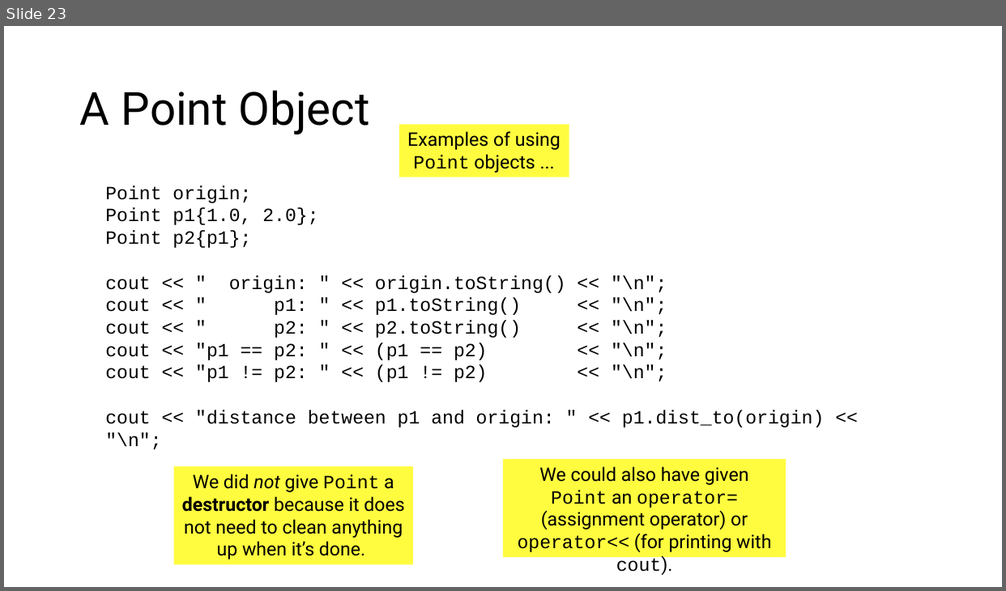
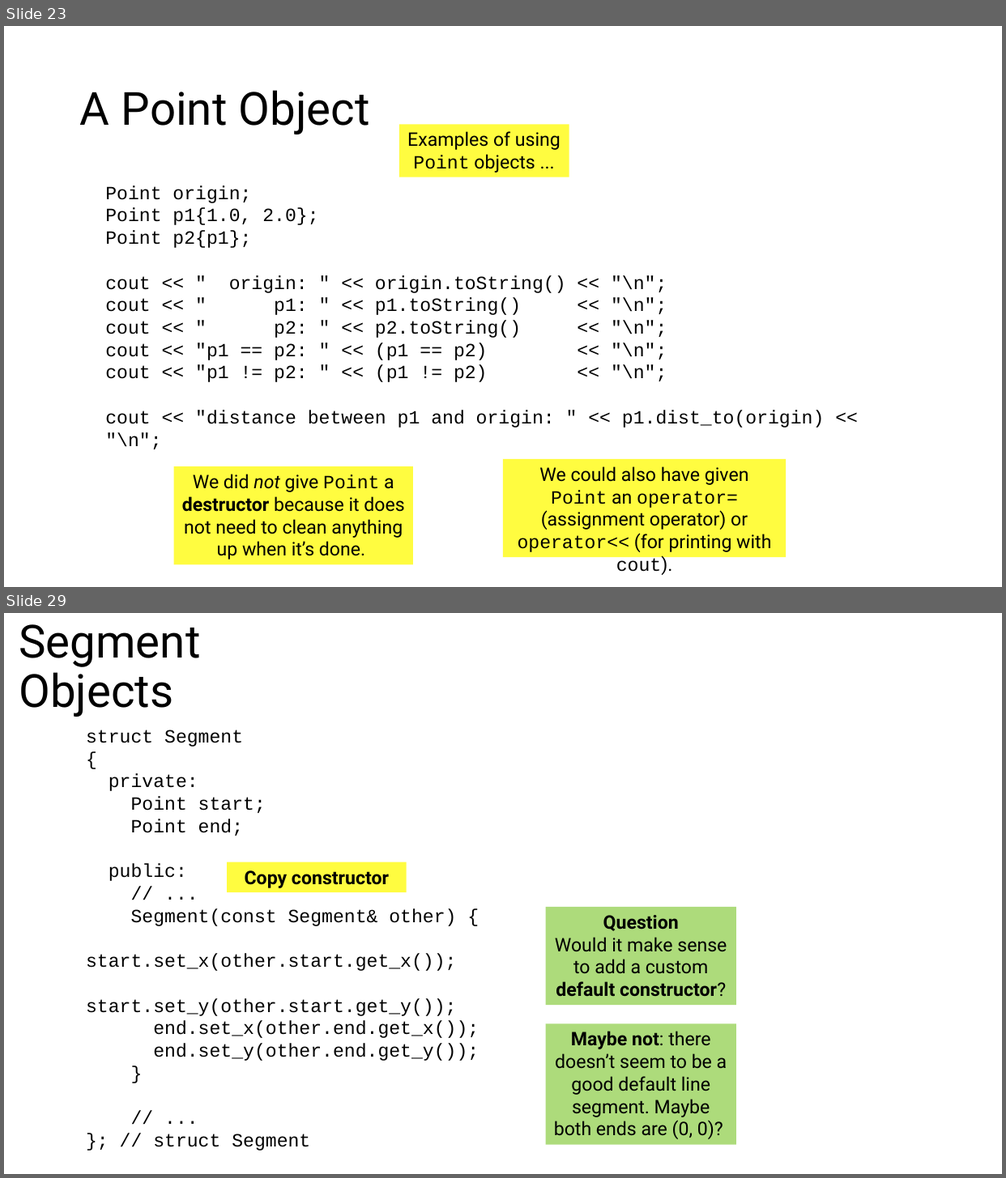
Before and after one commit to tjd1234/cmpt125spring2026, a slide deck: notes/week5/week5.pptx. Shown one above the other, each under a label of ours: slide 23 before the commit, slides 23 and 29 after it; the slides between them are not shown. The pictures are 1006x591 and 1006x1178 pixels, drawn with LibreOffice and Linux fonts; fonts in the diff are those of the drawing. Boxes give left, top, right and bottom in pixels: in the first picture for what was removed or moved away, otherwise in the second. Text is boxed around its words. In the diff, an @@ line names an element or a change of style, - is before the commit and + after.

```diff
--- a/notes/week5/week5.pptx
+++ b/notes/week5/week5.pptx
@@ slide 29 added at box(4, 613, 1002, 1174), background #FFFFFF @@
@@ title added at box(19, 624, 200, 717), 44 pt, text #000000 @@
+Segment Objects
@@ text added at box(86, 730, 479, 1151), 18 pt, text #000000 @@
+struct Segment
+{
+private:
+Point start;
+Point end;
+public:
+// ...
+Segment(const Segment& other) {
+start.set_x(other.start.get_x());
+start.set_y(other.start.get_y());
+end.set_x(other.end.get_x());
+end.set_y(other.end.get_y());
+}
+// ...
+}; // struct Segment
@@ rectangle added at box(227, 862, 407, 892), fill #FFFC00 at 75% opacity, 18 pt, text #000000, bold @@
+Copy constructor
@@ rectangle added at box(546, 907, 737, 1005), fill #92D050 at 75% opacity, 18 pt, text #000000 @@
+Question
+Would it make sense to add a custom default constructor?
@@ rectangle added at box(546, 1024, 737, 1145), fill #92D050 at 75% opacity, 18 pt, text #000000 @@
+Maybe not: there doesn’t seem to be a good default line segment. Maybe both ends are (0, 0)?
```
Also in this commit, not shown: 11 other slides added, 12 other files.
